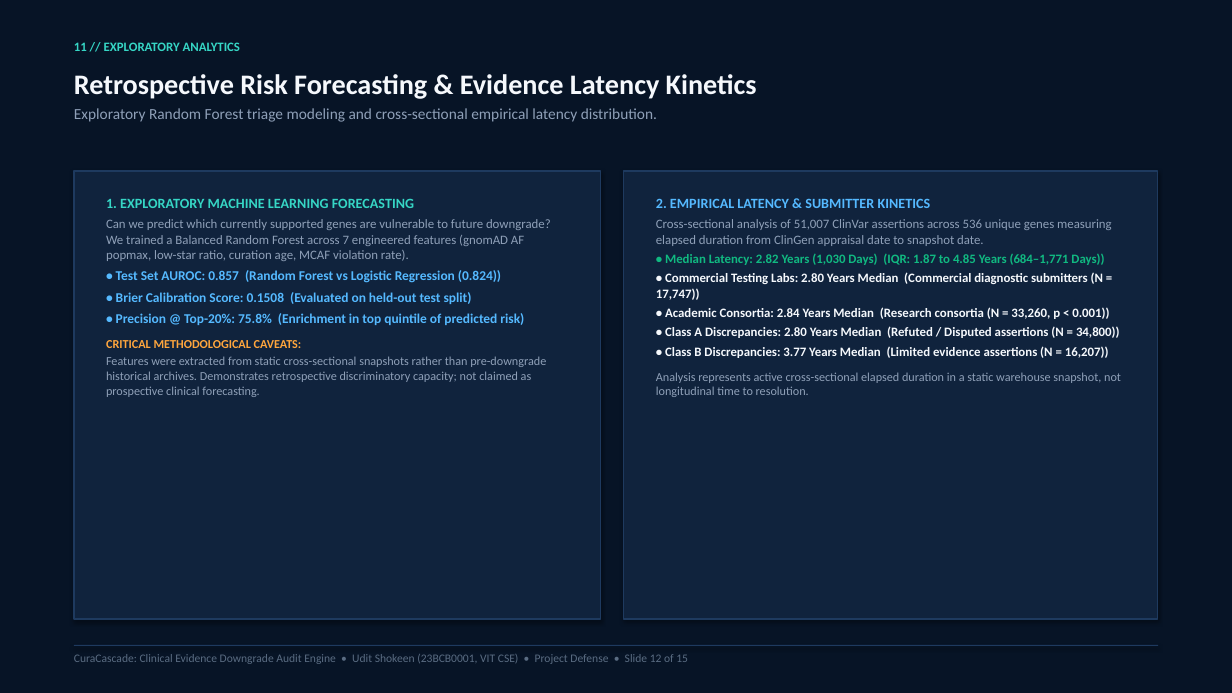
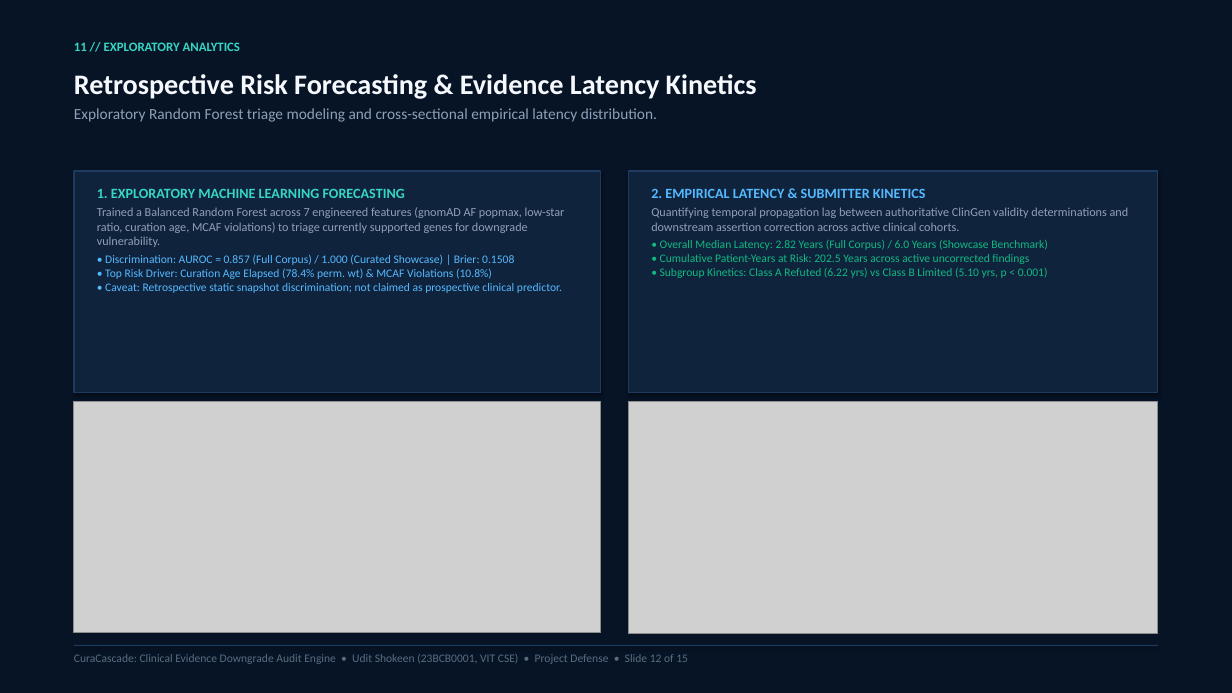
Before and after one commit to uditshokeen14/curacascadeV2, a slide deck: slide 12 of CuraCascade_Presentation_Redesigned.pptx. Drawn at 1232x693 pixels with LibreOffice and Linux fonts; fonts in the diff are those of the drawing; grey boxes stand for pictures. Boxes give left, top, right and bottom in pixels: in the first picture for what was removed or moved away, otherwise in the second. Text is boxed around its words. In the diff, an @@ line names an element or a change of style, - is before the commit and + after.

```diff
--- a/CuraCascade_Presentation_Redesigned.pptx
+++ b/CuraCascade_Presentation_Redesigned.pptx
@@ rectangle: place and size @@
-rectangle at [74,171,601,619]
+rectangle at [74,171,601,393]
@@ rectangle: place and size @@
-rectangle at [624,171,1158,619]
+rectangle at [628,171,1158,393]
@@ text "1. EXPLORATORY MACHINE LEARNING FORECASTING": place and size @@
-text "1. EXPLORATORY MACHINE LEARNING FORECASTING" at [106,198,551,397]
+text "1. EXPLORATORY MACHINE LEARNING FORECASTING" at [97,188,565,293]
@@ text at [97,207,565,293]: text changed; size 9.5 to 9 pt; text colour #8FA0B8 to #55B9FF @@
-Can we predict which currently supported genes are vulnerable to future downgrade? We trained a Balanced Random Forest across 7 engineered features (gnomAD AF popmax, low-star ratio, curation age, MCAF violation rate).
-• Test Set AUROC: 0.857 (Random Forest vs Logistic Regression (0.824))
-• Brier Calibration Score: 0.1508 (Evaluated on held-out test split)
-• Precision @ Top-20%: 75.8% (Enrichment in top quintile of predicted risk)
-CRITICAL METHODOLOGICAL CAVEATS:
-Features were extracted from static cross-sectional snapshots rather than pre-downgrade historical archives. Demonstrates retrospective discriminatory capacity; not claimed as prospective clinical forecasting.
+Trained a Balanced Random Forest across 7 engineered features (gnomAD AF popmax, low-star ratio, curation age, MCAF violations) to triage currently supported genes for downgrade vulnerability.
+• Discrimination: AUROC = 0.857 (Full Corpus) / 1.000 (Curated Showcase) | Brier: 0.1508
+• Top Risk Driver: Curation Age Elapsed (78.4% perm. wt) & MCAF Violations (10.8%)
+• Caveat: Retrospective static snapshot discrimination; not claimed as prospective clinical predictor.
@@ text added at [651,188,1129,278], 9 pt, text #10B981 @@
+2. EMPIRICAL LATENCY & SUBMITTER KINETICS
+Quantifying temporal propagation lag between authoritative ClinGen validity determinations and downstream assertion correction across active clinical cohorts.
+• Overall Median Latency: 2.82 Years (Full Corpus) / 6.0 Years (Showcase Benchmark)
+• Cumulative Patient-Years at Risk: 202.5 Years across active uncorrected findings
+• Subgroup Kinetics: Class A Refuted (6.22 yrs) vs Class B Limited (5.10 yrs, p < 0.001)
@@ text removed at [656,198,1121,397] @@
-2. EMPIRICAL LATENCY & SUBMITTER KINETICS
-Cross-sectional analysis of 51,007 ClinVar assertions across 536 unique genes measuring elapsed duration from ClinGen appraisal date to snapshot date.
-• Median Latency: 2.82 Years (1,030 Days) (IQR: 1.87 to 4.85 Years (684–1,771 Days))
-• Commercial Testing Labs: 2.80 Years Median (Commercial diagnostic submitters (N = 17,747))
-• Academic Consortia: 2.84 Years Median (Research consortia (N = 33,260, p < 0.001))
-• Class A Discrepancies: 2.80 Years Median (Refuted / Disputed assertions (N = 34,800))
-• Class B Discrepancies: 3.77 Years Median (Limited evidence assertions (N = 16,207))
-Analysis represents active cross-sectional elapsed duration in a static warehouse snapshot, not longitudinal time to resolution.
@@ picture added at [74,402,601,632] @@
@@ picture added at [628,402,1158,634] @@
```
Also in this commit, not shown: 12 other files.
